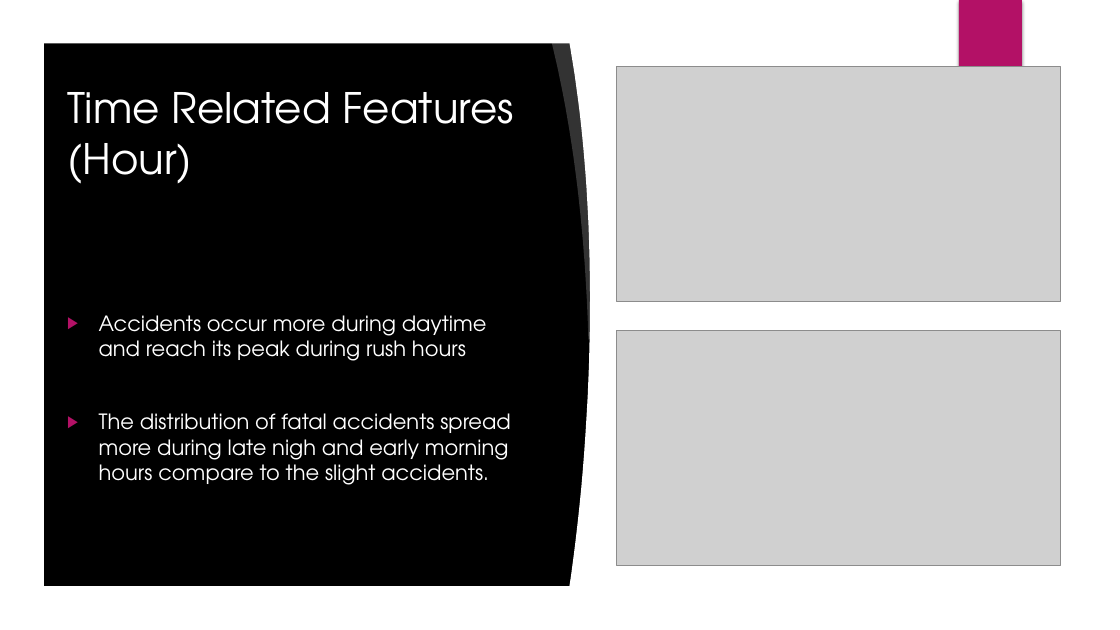
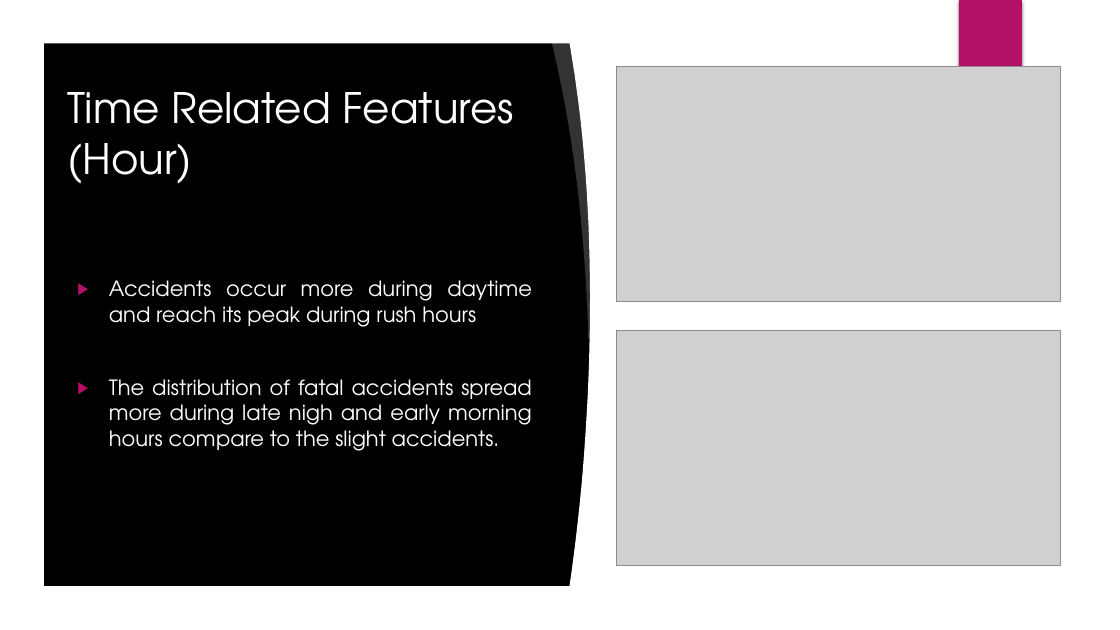
Before and after one commit to romer1979/Fatal-Accidents-in-UK-, a slide deck: slide 12 of Fatal Accidents in UK.pptx (slide 10 before the commit). Drawn at 1120x630 pixels with LibreOffice and Linux fonts; fonts in the diff are those of the drawing; grey boxes stand for pictures; background and template pictures are left out. Boxes give left, top, right and bottom in pixels: in the first picture for what was removed or moved away, otherwise in the second. Text is boxed around its words. In the diff, an @@ line names an element or a change of style, - is before the commit and + after.

```diff
--- a/Fatal Accidents in UK.pptx
+++ b/Fatal Accidents in UK.pptx
@@ text "Accidents occur more during daytime ...": place and size @@
-text "Accidents occur more during daytime ..." at bbox=[99, 315, 511, 485]
+text "Accidents occur more during daytime ..." at bbox=[109, 280, 532, 451]
@@ text "Accidents occur more during daytime ..." at bbox=[109, 280, 532, 451]: alignment left to justified @@
```
Also in this commit, not shown: 18 other slides changed, 6 slides added.
